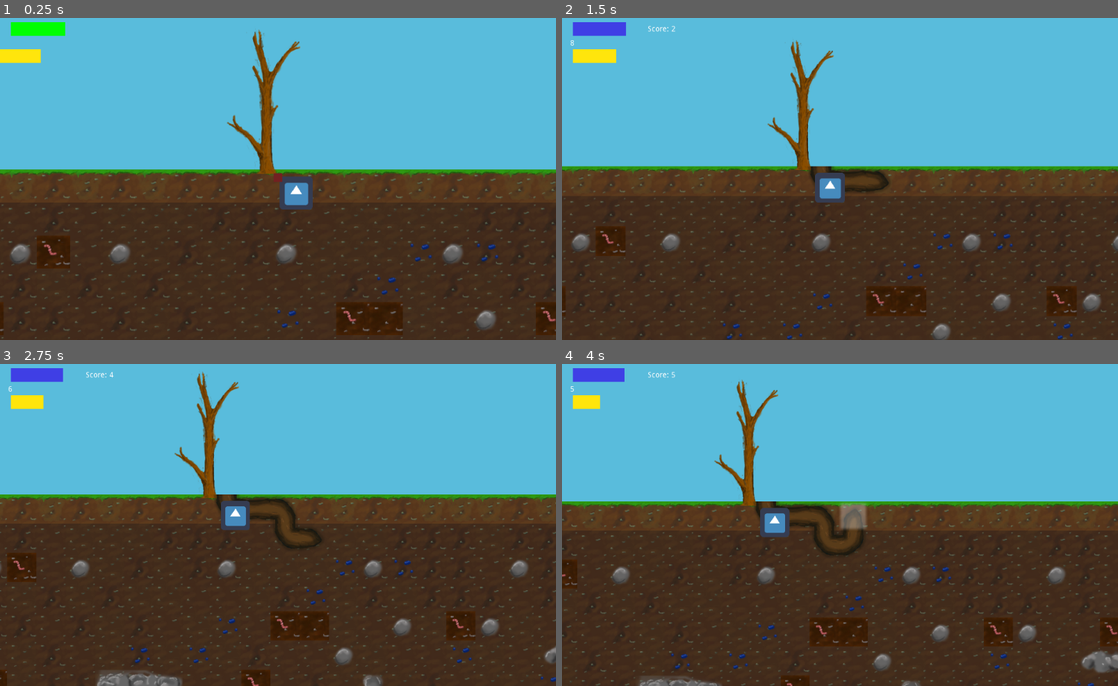
Above: before the commit, frames 1-4 (two rows, left to right).
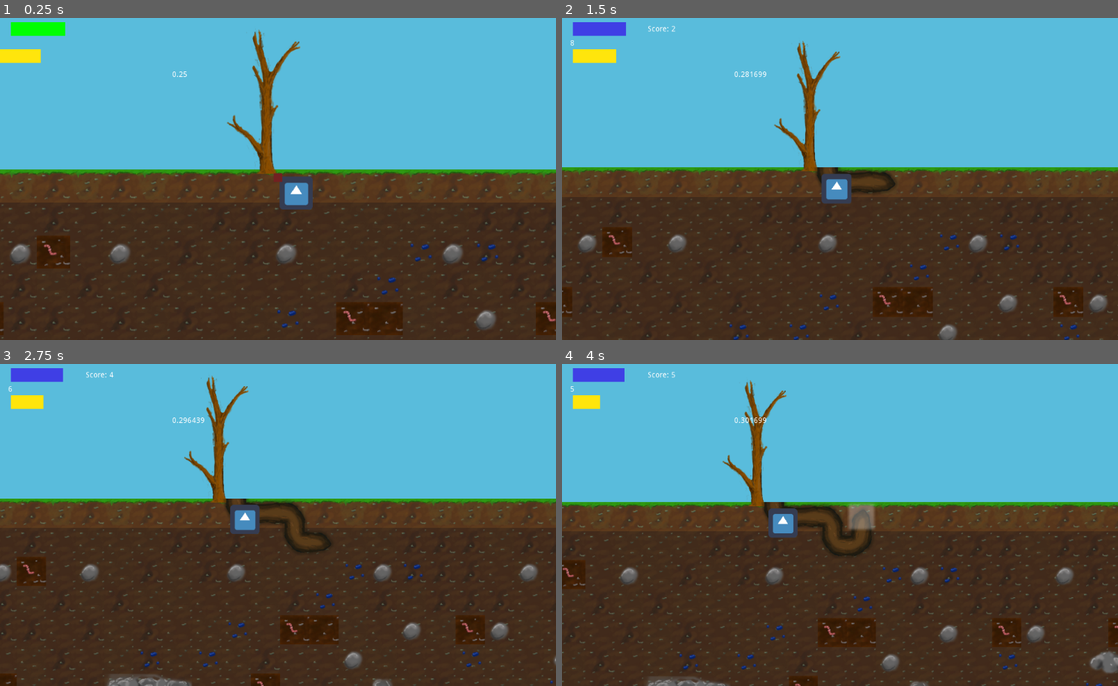
Above: after the commit, the same moments.

Repository: Sushperson/Tree-Simulator-2023
Game: Godot game, scene res://Scenes/World.tscn
The game is run twice, just before and just after one commit, with the same random seed, the same clock (stepped at 60 frames per second) and the same inputs. The engine's default icon, where the game draws it, is replaced by a stand-in: a white triangle on a blue panel in a dark square.
Inputs:
- Up to frame 1 (0.25 s): no input
- Up to frame 2 (1.5 s): tap Enter (ui_accept) at 0.5, 0.77 s; hold D (right) 0.53-1.28 s; hold S (down) from 1.28 s (still down)
- Up to frame 3 (2.75 s): tap Enter (ui_accept) at 1.52 s; release S (down) at 2.03 s; hold D (right) from 2.03 s (still down)
- Up to frame 4 (4 s): release D (right) at 2.78 s; hold W (up) 2.78-3.53 s; tap Enter (ui_accept) at 3.02, 3.77 s; hold A (left) from 3.53 s (still down)

The runs differ from the first frame. In frame 1, less than 0.1% of the frame differs, in the area x 31-34%, y 16-19%; in frame 2, 7.2%; in frame 3, 11%, in the area x 0-100%, y 2-100%; in frame 4, 8.2%.

Commit message:
Impemented smooth game speed increase

Diff:
--- a/Tree_sim/Scenes/World.tscn
+++ b/Tree_sim/Scenes/World.tscn
@@ -1,6 +1,4 @@
-
-[gd_scene load_steps=40 format=2]
-
+[gd_scene load_steps=41 format=2]
 
 [ext_resource path="res://Scenes/Player.tscn" type="PackedScene" id=1]
 [ext_resource path="res://Scripts/World.gd" type="Script" id=2]
@@ -35,11 +33,10 @@
 [ext_resource path="res://Scripts/RO_Grid.gd" type="Script" id=31]
 [ext_resource path="res://assets/tilemap_sprit/wasser_kacheln2.png" type="Texture" id=32]
 [ext_resource path="res://assets/tilemap_sprit/nerstoffe_kacheln.png" type="Texture" id=33]
-[ext_resource path="res://Scenes/skilltree.tscn" type="PackedScene" id=37]
 [ext_resource path="res://Scripts/Camera2D.gd" type="Script" id=34]
 [ext_resource path="res://sounds/donk2.wav" type="AudioStream" id=35]
 [ext_resource path="res://Scripts/Sound_player.gd" type="Script" id=36]
-
+[ext_resource path="res://Scenes/skilltree.tscn" type="PackedScene" id=37]
 
 [sub_resource type="TileSet" id=1]
 0/name = "grade_h.png 0"
@@ -541,6 +538,12 @@
 [node name="FoodFill" type="Sprite" parent="HUD"]
 texture = ExtResource( 20 )
 
+[node name="GameSpeed" type="Label" parent="HUD"]
+margin_left = 317.0
+margin_top = 103.0
+margin_right = 357.0
+margin_bottom = 117.0
+
 [node name="RO_Grid" type="TileMap" parent="."]
 z_index = -4
 tile_set = SubResource( 3 )
@@ -556,7 +559,6 @@
 remote_path = NodePath("../../Camera2D")
 use_global_coordinates = false
 
-
 [node name="tree" parent="." instance=ExtResource( 37 )]
 
 [node name="Sound_player" type="AudioStreamPlayer" parent="."]
--- a/Tree_sim/Scripts/World.gd
+++ b/Tree_sim/Scripts/World.gd
@@ -94,7 +94,6 @@
 		else:
 			camera.target_zoom = zoom_vec.y
 		generate_tiles(get_visible_rect())
-	speed_increase()
 
 	if(mode == spiel_modi.back_wurzeln):
 		player.move_dir = Vector2(0,0)
@@ -155,6 +154,7 @@
 		else:
 			change_mode(save_spiel_modus)
 			change_mode(spiel_modi.wurzeln)
+	speed_increase()
 
 
 
@@ -207,7 +207,6 @@
 
 	player_char()
 	visual_food()
-	speed_increase()
 
 func target_cell_free(pos, dir):
 	if (get_node("RootGrid").get_cell((pos + dir).x, (pos + dir).y) == -1):
@@ -333,14 +332,19 @@
 	if HUD.hp_bar <= 0:
 		change_mode(spiel_modi.verloren)
 
+func logWithBase(value, base):
+	return log(value) / log(base)
+
 func speed_increase():
-	if score > 50 and score < 101:
-		game_speed = 0.55
-		tick_length = 1 - game_speed
-	elif score > 100 and score < 151:
-		game_speed = 0.7
-		tick_length = 1 - game_speed
-	elif score > 150:
-		game_speed = 0.85
-		tick_length = 1 - game_speed
+	game_speed = 0.02 * logWithBase(score + 1, 2) + 0.25
+	get_node("HUD/GameSpeed").set_text(str(game_speed))
+	#if score > 50 and score < 101:
+	#	game_speed = 0.55
+	#	tick_length = 1 - game_speed
+	#elif score > 100 and score < 151:
+	#	game_speed = 0.7
+	#	tick_length = 1 - game_speed
+	#elif score > 150:
+	#	game_speed = 0.85
+	#	tick_length = 1 - game_speed
 	get_node("Camera2D").set_follow_smoothing(2 * game_speed)
